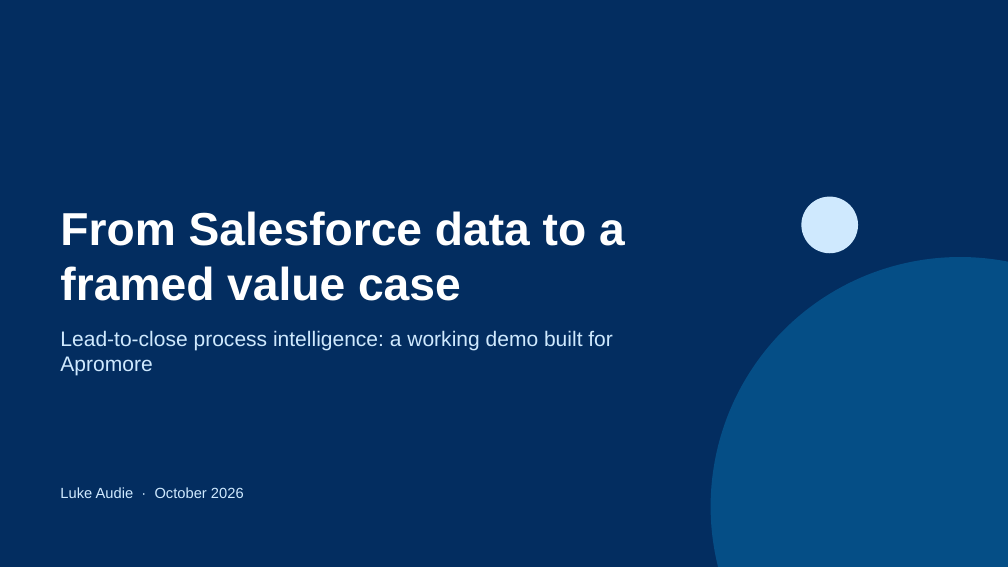
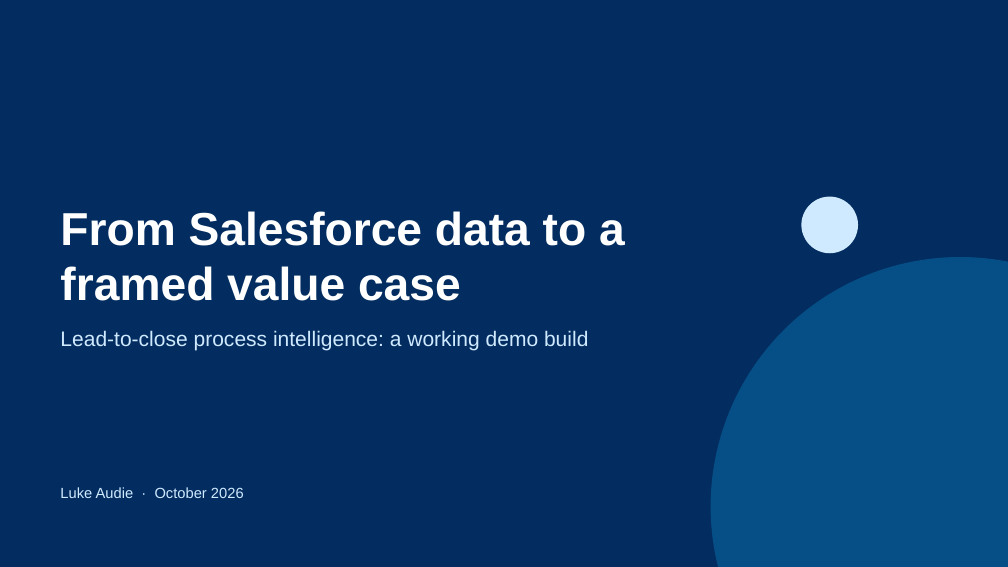
Before and after one commit to ch-lukas/salesforce-process-intelligence, a slide deck: slide 1 of deck/salesforce-process-intelligence.pptx. Drawn at 1008x567 pixels with LibreOffice and Linux fonts; fonts in the diff are those of the drawing. Boxes give left, top, right and bottom in pixels: in the first picture for what was removed or moved away, otherwise in the second. Text is boxed around its words. In the diff, an @@ line names an element or a change of style, - is before the commit and + after.

```diff
--- a/deck/salesforce-process-intelligence.pptx
+++ b/deck/salesforce-process-intelligence.pptx
@@ text at [60, 330, 588, 350]: text changed @@
-Lead-to-close process intelligence: a working demo built for Apromore
+Lead-to-close process intelligence: a working demo build
```
Also in this commit, not shown: 2 other files.
